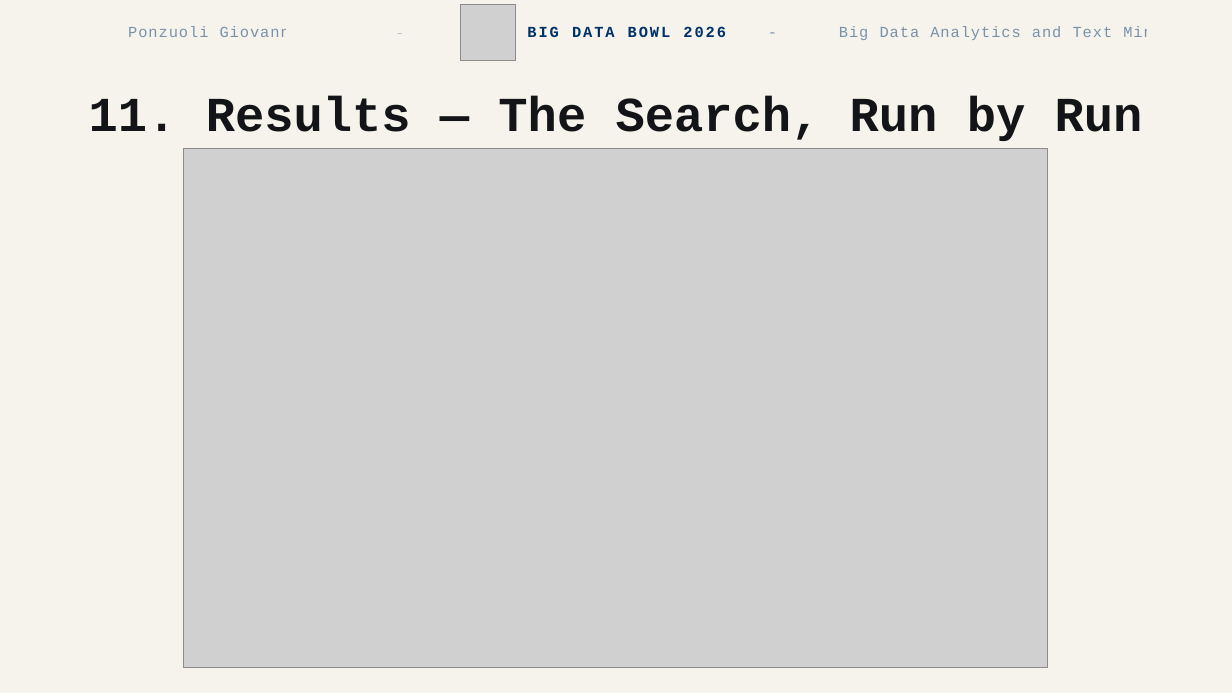
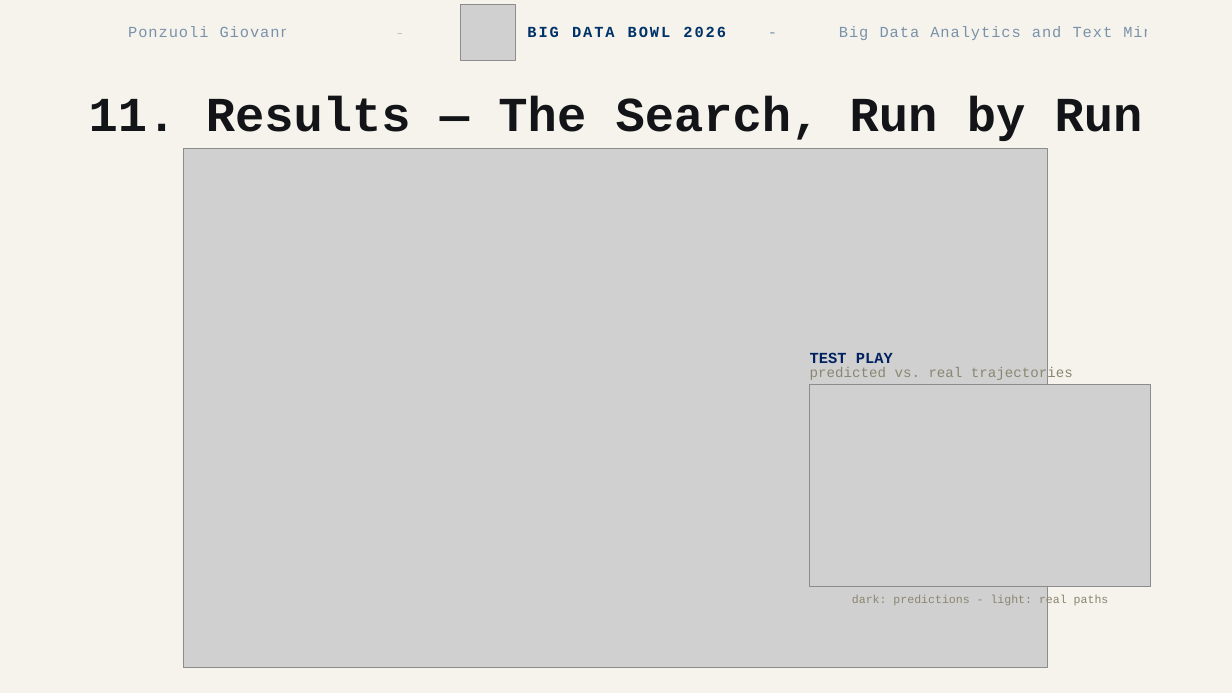
Before and after one commit to GioPonzu/NFL-BDB-26, a slide deck: slide 13 of nfl_bdb_2026_slides.pptx (slide 14 before the commit). Drawn at 1232x693 pixels with LibreOffice and Linux fonts; fonts in the diff are those of the drawing; grey boxes stand for pictures; background and template pictures are left out. Boxes give left, top, right and bottom in pixels: in the first picture for what was removed or moved away, otherwise in the second. Text is boxed around its words. In the diff, an @@ line names an element or a change of style, - is before the commit and + after.

```diff
--- a/nfl_bdb_2026_slides.pptx
+++ b/nfl_bdb_2026_slides.pptx
@@ text added at bbox=[810, 352, 893, 363], 12 pt, text #002060, bold @@
+TEST PLAY
@@ text added at bbox=[810, 367, 1073, 382], 11 pt, text #8A8672 @@
+predicted vs. real trajectories
@@ picture added at bbox=[810, 385, 1151, 587] @@
@@ text added at bbox=[852, 594, 1109, 606], 9 pt, text #8A8672 @@
+dark: predictions - light: real paths
```
Also in this commit, not shown: 5 other slides changed, 1 slide removed.
